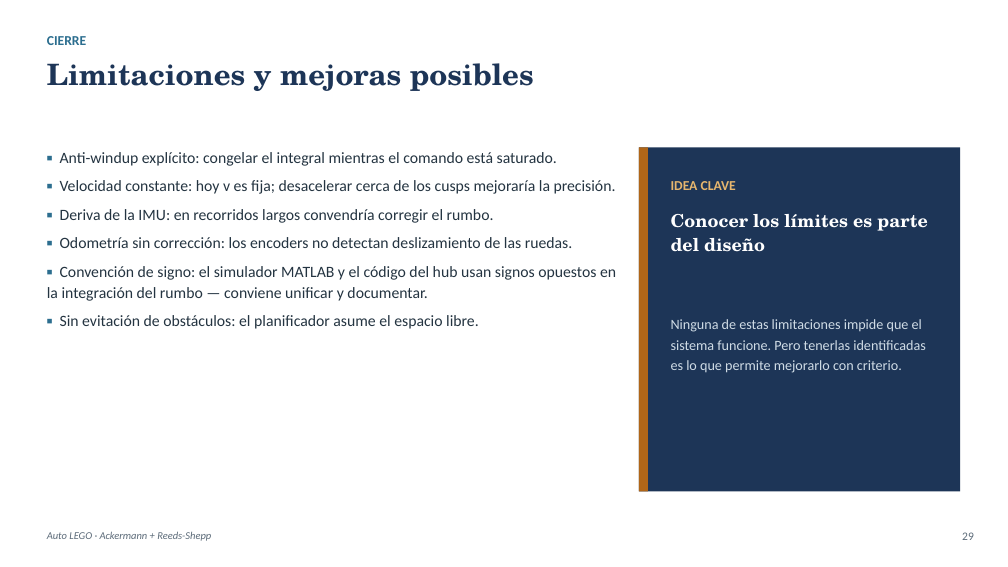
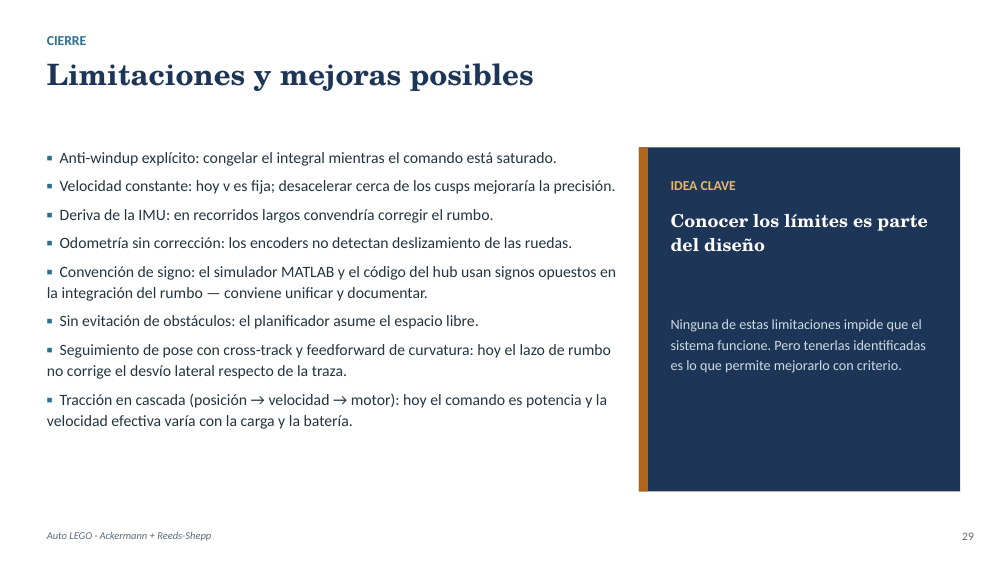
Before and after one commit to universidadpedroni/Lego_Reed_Shepp, a slide deck: slide 29 of presentacion/Robot_Movil_Ackermann_Modelo_Trayectoria_Control.pptx. Drawn at 1008x567 pixels with LibreOffice and Linux fonts; fonts in the diff are those of the drawing. Boxes give left, top, right and bottom in pixels: in the first picture for what was removed or moved away, otherwise in the second. Text is boxed around its words. In the diff, an @@ line names an element or a change of style, - is before the commit and + after.

```diff
--- a/presentacion/Robot_Movil_Ackermann_Modelo_Trayectoria_Control.pptx
+++ b/presentacion/Robot_Movil_Ackermann_Modelo_Trayectoria_Control.pptx
@@ text at [47,344,611,429]: paragraphs added @@
+▪ Seguimiento de pose con cross-track y feedforward de curvatura: hoy el lazo de rumbo no corrige el desvío lateral respecto de la traza.
+▪ Tracción en cascada (posición → velocidad → motor): hoy el comando es potencia y la velocidad efectiva varía con la carga y la batería.
```
Also in this commit, not shown: 2 other slides changed.
